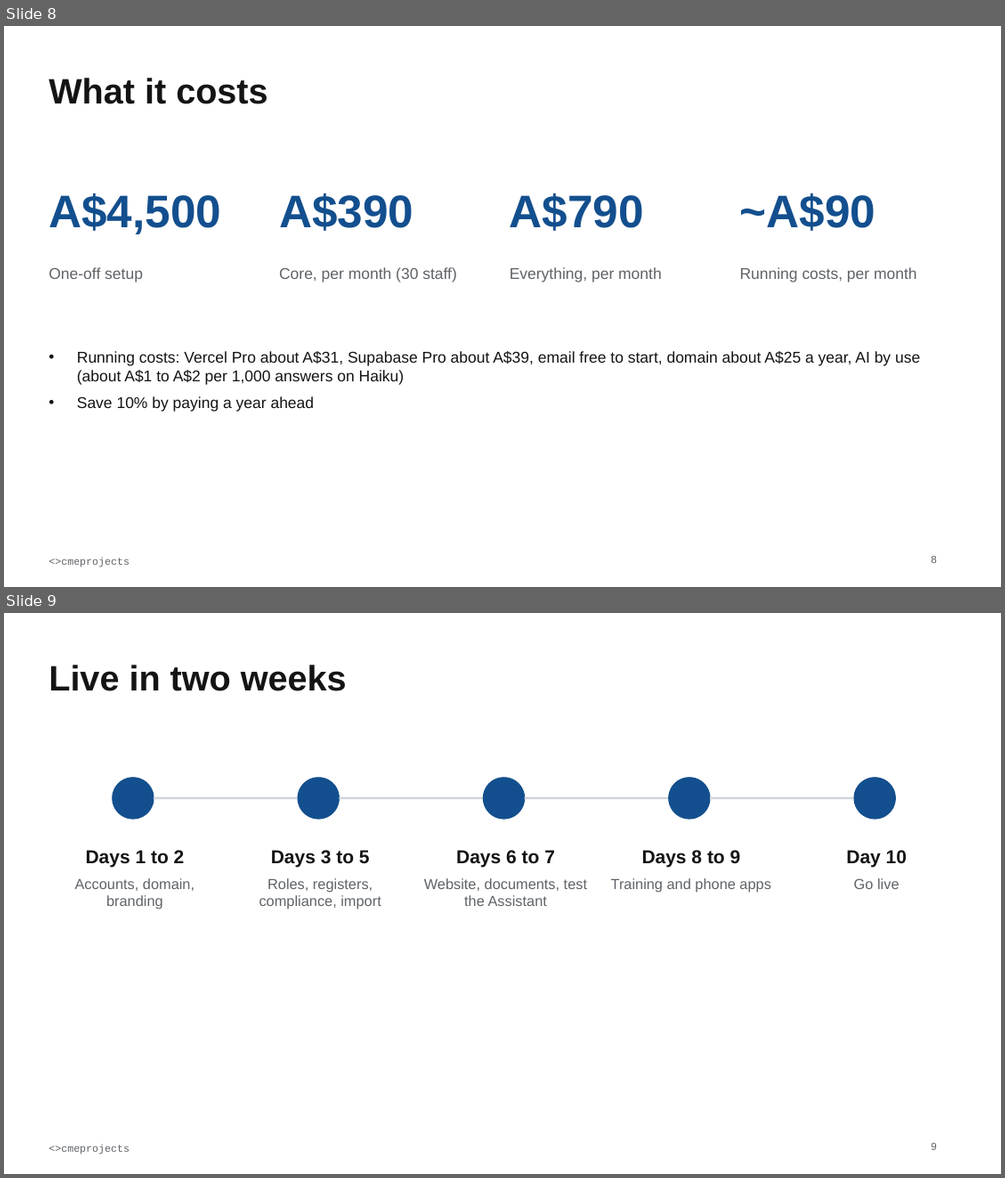
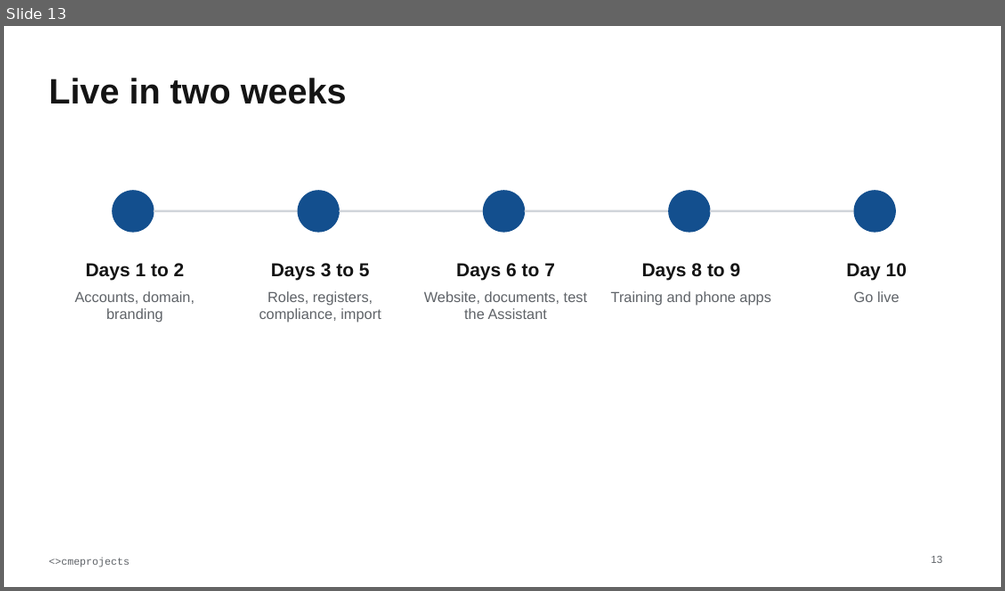
Before and after one commit to cmeprojects/portal, a slide deck: docs/deliverables/04 Briefer - Staff Portal overview.pptx. Shown one above the other, each under a label of ours: slides 8 and 9 before the commit, slide 13 after it. The pictures are 1005x1178 and 1005x591 pixels, drawn with LibreOffice and Linux fonts; fonts in the diff are those of the drawing. Boxes give left, top, right and bottom in pixels: in the first picture for what was removed or moved away, otherwise in the second. Text is boxed around its words. In the diff, an @@ line names an element or a change of style, - is before the commit and + after.

Commit message:
cmeprojects: full user and admin manuals, new briefer, simple pricing, why-standalone one-pager, 12-month support rule

```diff
--- a/docs/deliverables/04 Briefer - Staff Portal overview.pptx
+++ b/docs/deliverables/04 Briefer - Staff Portal overview.pptx
@@ slide 8 removed at (x1=4, y1=26, x2=1001, y2=587), background #FFFFFF; not listed: 1 template element that a slide beside it also shows @@
@@ text removed at (x1=48, y1=78, x2=267, y2=104) @@
-What it costs
@@ text removed at (x1=48, y1=193, x2=221, y2=234) @@
-A$4,500
@@ text removed at (x1=279, y1=193, x2=413, y2=231) @@
-A$390
@@ text removed at (x1=510, y1=193, x2=644, y2=231) @@
-A$790
@@ text removed at (x1=740, y1=193, x2=876, y2=231) @@
-~A$90
@@ text removed at (x1=48, y1=267, x2=143, y2=282) @@
-One-off setup
@@ text removed at (x1=279, y1=267, x2=457, y2=282) @@
-Core, per month (30 staff)
@@ text removed at (x1=510, y1=267, x2=662, y2=282) @@
-Everything, per month
@@ text removed at (x1=740, y1=267, x2=917, y2=282) @@
-Running costs, per month
@@ text removed at (x1=77, y1=351, x2=920, y2=411) @@
-• Running costs: Vercel Pro about A$31, Supabase Pro about A$39, email free to start, domain about A$25 a year, AI by use (about A$1 to A$2 per 1,000 answers on Haiku)
-• Save 10% by paying a year ahead
@@ page number removed at (x1=930, y1=556, x2=936, y2=563) @@
-8
@@ what was slide 9 is now slide 13 @@
@@ page number at (x1=930, y1=556, x2=942, y2=563): text changed @@
-9
+13
```
Also in this commit, not shown: 5 slides changed, 8 slides added, 3 other slides removed, 6 other files.
